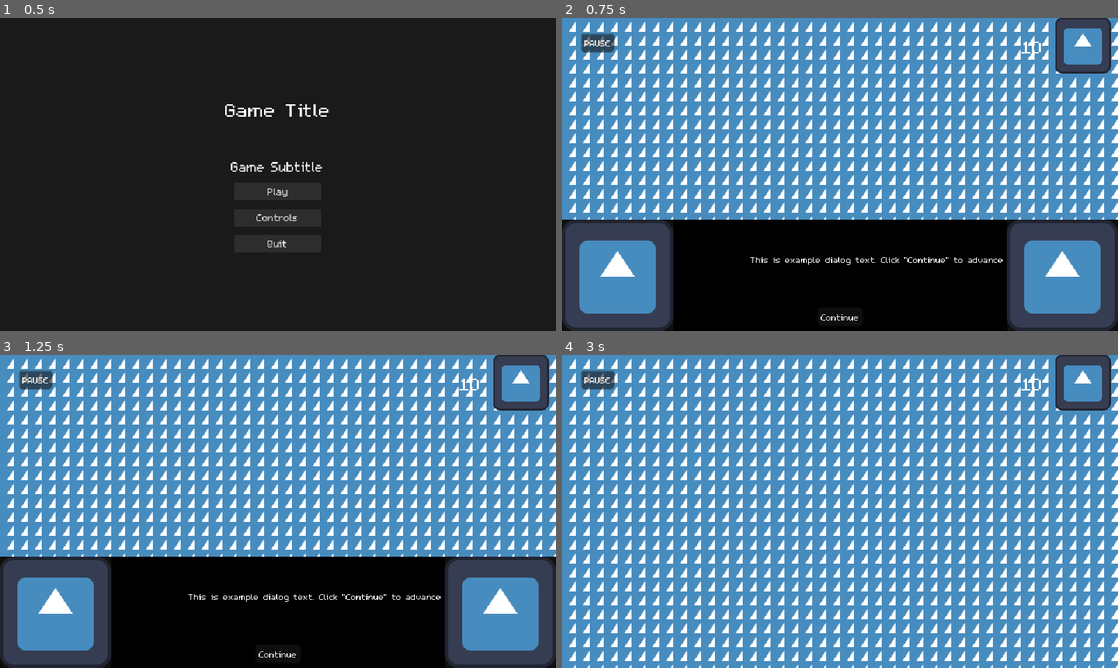
Above: before the commit, frames 1-4 (two rows, left to right).
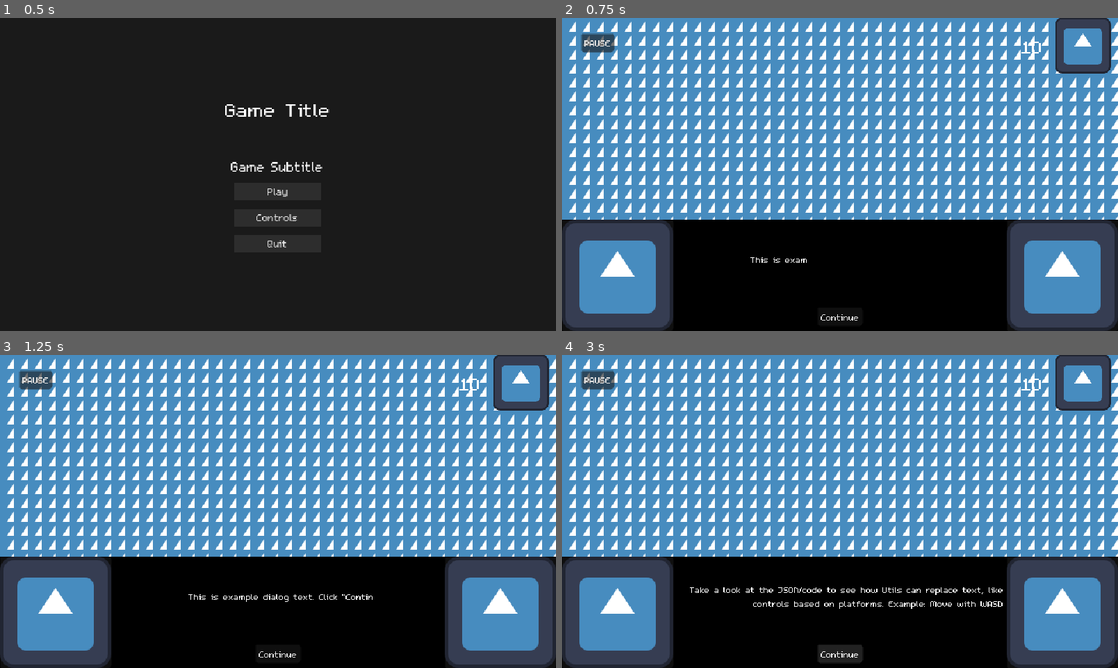
Above: after the commit, the same moments.

Repository: Splashy-Inc/2d-game-template
Game: Godot game, scene res://SCENES/screen_manager.tscn
The game is run twice, just before and just after one commit, with the same random seed, the same clock (stepped at 60 frames per second) and the same inputs. The engine's default icon, where the game draws it, is replaced by a stand-in: a white triangle on a blue panel in a dark square.
Inputs:
- Up to frame 1 (0.5 s): no input
- Up to frame 2 (0.75 s): click "Play" at 0.5 s
- Up to frame 3 (1.25 s): no input
- Up to frame 4 (3 s): click "Continue" at 1.25 s; click "Continue" at 2 s; click "Continue" at 2.75 s

Frame 1 is identical in both runs. In frame 2, 0.2% of the frame differs, in the area x 44-80%, y 76-79%; in frame 3, less than 0.1%; in frame 4, 31%, in the area x 0-100%, y 64-100%.

Commit message:
Update dialog box things with Splish changes
Utils also include polygon shifting function

Diff:
--- /dev/null
+++ b/Custom Resources/controls_data.gd
@@ -0,0 +1,23 @@
+extends Resource
+
+class_name ControlsData
+
+const AVAILABLE_CONTROLS := {
+	"movement": {
+		"variable": "<movement>",
+		"text": "WASD",
+		},
+	"select": {
+		"variable": "<select>",
+		"text": "Left-Click",
+		},
+	"act": {
+		"variable": "<act>",
+		"text": "Right-Click",
+		},
+}
+
+@export var keyboard_and_mouse := AVAILABLE_CONTROLS
+@export var keyboard_only := AVAILABLE_CONTROLS
+@export var controller := AVAILABLE_CONTROLS
+@export var mobile := AVAILABLE_CONTROLS
--- a/Dialogs/dialog_data.gd
+++ /dev/null
@@ -1,6 +0,0 @@
-extends Resource
-
-class_name DialogData
-
-@export var label : String
-@export var dialog_text : Array[String]
--- a/Dialogs/example_dialog_data.tres
+++ /dev/null
@@ -1,8 +0,0 @@
-[gd_resource type="Resource" script_class="DialogData" load_steps=2 format=3 uid="uid://cavw65m6hlnw3"]
-
-[ext_resource type="Script" path="res://Dialogs/dialog_data.gd" id="1_ryqk6"]
-
-[resource]
-script = ExtResource("1_ryqk6")
-label = "Example"
-dialog_text = Array[String](["This is example dialog text. Click \"Continue\" to advance", "You can add custom buttons to the \"End Buttons\" array to allow for things like dialog decisions.", "If no end buttons are assigned, a default will be used. Click \"Continue\" again to end the dialog."])
--- a/SCENES/DialogSystem/dialog_box.tscn
+++ b/SCENES/DialogSystem/dialog_box.tscn
@@ -9,7 +9,7 @@
 
 [sub_resource type="StyleBoxEmpty" id="StyleBoxEmpty_qmsiy"]
 
-[node name="DialogBox" type="PanelContainer"]
+[node name="DialogBox" type="PanelContainer" unique_id=1988314642]
 process_mode = 3
 custom_minimum_size = Vector2(640, 90)
 anchors_preset = 7
@@ -26,50 +26,51 @@
 theme_override_styles/panel = SubResource("StyleBoxFlat_263dt")
 script = ExtResource("1_ik285")
 
-[node name="HBoxContainer" type="HBoxContainer" parent="."]
+[node name="HBoxContainer" type="HBoxContainer" parent="." unique_id=1685514518]
 layout_mode = 2
 alignment = 1
 
-[node name="LeftPanel" type="PanelContainer" parent="HBoxContainer"]
+[node name="LeftPanel" type="PanelContainer" parent="HBoxContainer" unique_id=1349999132]
 custom_minimum_size = Vector2(90, 90)
 layout_mode = 2
 
-[node name="LeftTexture" type="TextureRect" parent="HBoxContainer/LeftPanel"]
+[node name="LeftTexture" type="TextureRect" parent="HBoxContainer/LeftPanel" unique_id=1877293344]
 layout_mode = 2
 texture = ExtResource("2_nkkfn")
 expand_mode = 3
 
-[node name="TextArea" type="VBoxContainer" parent="HBoxContainer"]
+[node name="TextArea" type="VBoxContainer" parent="HBoxContainer" unique_id=1664271973]
 layout_mode = 2
 size_flags_horizontal = 3
 
-[node name="DialogTextSection" type="PanelContainer" parent="HBoxContainer/TextArea"]
+[node name="DialogTextSection" type="PanelContainer" parent="HBoxContainer/TextArea" unique_id=814341236]
 layout_mode = 2
 size_flags_vertical = 3
 theme_override_styles/panel = SubResource("StyleBoxEmpty_qmsiy")
 
-[node name="DialogText" type="Label" parent="HBoxContainer/TextArea/DialogTextSection"]
+[node name="DialogText" type="Label" parent="HBoxContainer/TextArea/DialogTextSection" unique_id=619871009]
 custom_minimum_size = Vector2(300, 0)
 layout_mode = 2
 size_flags_vertical = 3
 horizontal_alignment = 2
 vertical_alignment = 1
 autowrap_mode = 2
+visible_characters_behavior = 1
 
-[node name="DialogButtonSection" type="HBoxContainer" parent="HBoxContainer/TextArea"]
+[node name="DialogButtonSection" type="HBoxContainer" parent="HBoxContainer/TextArea" unique_id=607282120]
 custom_minimum_size = Vector2(0, 32)
 layout_mode = 2
 theme_override_constants/separation = 10
 alignment = 1
 
-[node name="DialogButton" parent="HBoxContainer/TextArea/DialogButtonSection" instance=ExtResource("5_gvo3j")]
+[node name="DialogButton" parent="HBoxContainer/TextArea/DialogButtonSection" unique_id=2126789626 instance=ExtResource("5_gvo3j")]
 layout_mode = 2
 
-[node name="RightPanel" type="PanelContainer" parent="HBoxContainer"]
+[node name="RightPanel" type="PanelContainer" parent="HBoxContainer" unique_id=1059454794]
 custom_minimum_size = Vector2(90, 90)
 layout_mode = 2
 
-[node name="RightTexture" type="TextureRect" parent="HBoxContainer/RightPanel"]
+[node name="RightTexture" type="TextureRect" parent="HBoxContainer/RightPanel" unique_id=1370429463]
 layout_mode = 2
 texture = ExtResource("2_nkkfn")
 expand_mode = 3
--- a/SCENES/DialogSystem/dialog_button.tscn
+++ b/SCENES/DialogSystem/dialog_button.tscn
@@ -1,8 +1,8 @@
-[gd_scene load_steps=2 format=3 uid="uid://cqw3k8ogffvua"]
+[gd_scene format=3 uid="uid://cqw3k8ogffvua"]
 
-[ext_resource type="Script" path="res://SCRIPTS/DialogSystem/dialog_button.gd" id="1_o4yle"]
+[ext_resource type="Script" uid="uid://c6wlkv2d5hjxp" path="res://SCRIPTS/DialogSystem/dialog_button.gd" id="1_o4yle"]
 
-[node name="DialogButton" type="Button"]
+[node name="DialogButton" type="Button" unique_id=1426861411]
 offset_right = 8.0
 offset_bottom = 8.0
 size_flags_horizontal = 4
--- a/SCENES/playground.tscn
+++ b/SCENES/playground.tscn
@@ -1,28 +1,28 @@
-[gd_scene load_steps=9 format=3 uid="uid://dhvgc0glasyim"]
+[gd_scene format=3 uid="uid://dhvgc0glasyim"]
 
-[ext_resource type="Script" path="res://SCRIPTS/playground.gd" id="1_5e8d0"]
+[ext_resource type="Script" uid="uid://cdt58i42l53ia" path="res://SCRIPTS/playground.gd" id="1_5e8d0"]
 [ext_resource type="PackedScene" uid="uid://dx3s73knm5n1u" path="res://SCENES/parallax_background.tscn" id="2_ffhdr"]
 [ext_resource type="PackedScene" uid="uid://d1fnfg5c0hmib" path="res://SCENES/tilemap_background.tscn" id="2_o64ee"]
 [ext_resource type="PackedScene" uid="uid://cwr6cg26cwtpw" path="res://SCENES/DialogSystem/dialog_box.tscn" id="2_xgpxw"]
-[ext_resource type="Resource" uid="uid://cavw65m6hlnw3" path="res://Dialogs/example_dialog_data.tres" id="3_5ii31"]
+[ext_resource type="Resource" uid="uid://b6sm5mmiaaucn" path="res://SCRIPTS/DialogSystem/DialogData/example_dialog_data.tres" id="3_5ii31"]
 [ext_resource type="Texture2D" uid="uid://b4n6irf1jephl" path="res://icon.svg" id="3_vq471"]
 [ext_resource type="PackedScene" uid="uid://b77mh17y84d50" path="res://SCENES/GUI/mobile_controls.tscn" id="7_uhrci"]
 [ext_resource type="PackedScene" uid="uid://bvp1lppkqj5qi" path="res://SCENES/GUI/level_ui.tscn" id="8_y8n3e"]
 
-[node name="Playground" type="Node" node_paths=PackedStringArray("dialog_box", "mobile_controls")]
+[node name="Playground" type="Node" unique_id=147226910 node_paths=PackedStringArray("dialog_box", "mobile_controls")]
 script = ExtResource("1_5e8d0")
 dialog_box = NodePath("DialogBox")
 mobile_controls = NodePath("MobileControls")
 
-[node name="ParallaxBackground" parent="." instance=ExtResource("2_ffhdr")]
+[node name="ParallaxBackground" parent="." unique_id=1768022834 instance=ExtResource("2_ffhdr")]
 
-[node name="TileMapBackground" parent="." instance=ExtResource("2_o64ee")]
+[node name="TileMapBackground" parent="." unique_id=84232109 instance=ExtResource("2_o64ee")]
 
-[node name="DialogBox" parent="." instance=ExtResource("2_xgpxw")]
+[node name="DialogBox" parent="." unique_id=393246458 instance=ExtResource("2_xgpxw")]
 left_texture = ExtResource("3_vq471")
 right_texture = ExtResource("3_vq471")
 dialog_data = ExtResource("3_5ii31")
 
-[node name="MobileControls" parent="." instance=ExtResource("7_uhrci")]
+[node name="MobileControls" parent="." unique_id=2035199617 instance=ExtResource("7_uhrci")]
 
-[node name="LevelUI" parent="." instance=ExtResource("8_y8n3e")]
+[node name="LevelUI" parent="." unique_id=1008832496 instance=ExtResource("8_y8n3e")]
--- /dev/null
+++ b/SCRIPTS/DialogSystem/DialogData/dialog_data.gd
@@ -0,0 +1,7 @@
+extends Resource
+
+class_name DialogData
+
+@export var label : String
+@export var dialog_text_json : JSON
+@export var end_buttons : Array[PackedScene]
--- /dev/null
+++ b/SCRIPTS/DialogSystem/DialogData/example_dialog_data.json
@@ -0,0 +1,20 @@
+{
+	"dialog_lines": [
+		{
+			"line": "This is example dialog text. Click \"Continue\" to advance",
+			"speaker": 1,
+		},
+		{
+			"line": "Take a look at the JSON/code to see how Utils can replace text, like controls based on platforms. Example: Move with <movement>",
+			"speaker": 1,
+		},
+		{
+			"line": "You can add custom buttons to the \"End Buttons\" array to allow for things like dialog decisions.",
+			"speaker": 1,
+		},
+		{
+			"line": "If no end buttons are assigned, a default will be used. Click \"Continue\" again to end the dialog.",
+			"speaker": 1,
+		},
+	]
+}
--- /dev/null
+++ b/SCRIPTS/DialogSystem/DialogData/example_dialog_data.tres
@@ -0,0 +1,10 @@
+[gd_resource type="Resource" script_class="DialogData" format=3 uid="uid://b6sm5mmiaaucn"]
+
+[ext_resource type="JSON" path="res://SCRIPTS/DialogSystem/DialogData/example_dialog_data.json" id="1_vko1m"]
+[ext_resource type="Script" uid="uid://x21mfk8gcgvf" path="res://SCRIPTS/DialogSystem/DialogData/dialog_data.gd" id="1_wdnrh"]
+
+[resource]
+script = ExtResource("1_wdnrh")
+label = "Example"
+dialog_text_json = ExtResource("1_vko1m")
+metadata/_custom_type_script = "uid://x21mfk8gcgvf"
--- a/SCRIPTS/DialogSystem/dialog_box.gd
+++ b/SCRIPTS/DialogSystem/dialog_box.gd
@@ -3,11 +3,21 @@
 class_name DialogBox
 
 signal dialog_ended
+signal skip_pressed
+
+## Characters per second
+@export var text_speed = 30
 
 @export var left_texture: Texture2D
 @export var right_texture: Texture2D
+
+@export var left_sound: AudioStream
+@export var right_sound: AudioStream
+@export var left_sound_player: AudioStreamPlayer
+@export var right_sound_player: AudioStreamPlayer
+
 @export var dialog_data: DialogData
-@export var end_buttons: Array[DialogButton]
+@export var end_buttons: Array[PackedScene]
 
 @onready var left_texture_node: TextureRect = $HBoxContainer/LeftPanel/LeftTexture
 @onready var right_texture_node: TextureRect = $HBoxContainer/RightPanel/RightTexture
@@ -19,57 +29,106 @@
 
 # Called when the node enters the scene tree for the first time.
 func _ready() -> void:
-	left_texture_node.texture = left_texture
-	right_texture_node.texture = right_texture
+	initialize()
 
-	if dialog_data and not dialog_data.dialog_text.is_empty():
-		_set_dialog_text(dialog_data.dialog_text[cur_dialog_position])
+func _process(delta: float) -> void:
+	pass
 
-	for button in end_buttons:
-		button.reparent(dialog_button_section)
+func initialize():
+	#left_texture_node.texture = left_texture
+	#left_sound_player.stream = left_sound
+	#right_texture_node.texture = right_texture
+	#right_sound_player.stream = right_sound
+
+	if dialog_data and dialog_data.dialog_text_json:
+		end_buttons = dialog_data.end_buttons
+		_set_dialog_text(dialog_data.dialog_text_json.data["dialog_lines"][cur_dialog_position]["line"])
+		match dialog_data.dialog_text_json.data["dialog_lines"][cur_dialog_position]["speaker"]:
+			0:
+				left_sound_player.play()
+			1:
+				right_sound_player.play()
+
+	for button_scene in end_buttons:
+		var new_button = button_scene.instantiate() as DialogButton
+		dialog_button_section.add_child(new_button)
+		new_button.pressed.connect(_on_dialog_button_pressed.bind(new_button))
 	_hide_end_buttons()
 
-func _process(_delta: float) -> void:
-	if Globals.joypad_connected and dialog_button.visible and not dialog_button.has_focus():
-		pass
-		#dialog_button.grab_focus()
+func advance_dialog():
+	if dialog_text_node.visible_characters < dialog_text_node.text.length():
+		dialog_text_node.visible_characters = dialog_text_node.text.length()
+	else:
+		var next_line_data = _get_next_line(true)
+		if next_line_data:
+			_set_dialog_text(next_line_data["line"])
+			var test = next_line_data["speaker"]
+			match str(next_line_data["speaker"]):
+				"0":
+					left_sound_player.play()
+				"1":
+					right_sound_player.play()
+			if not _get_next_line(false):
+				_show_end_buttons()
+		else:
+			await play_confirmation_sound()
+			dialog_ended.emit()
 
-func advance_dialog():
-	var next_line = _get_next_line()
-	if next_line:
-		_set_dialog_text(next_line)
-	else:
-		_show_end_buttons()
-
-func _get_next_line():
-	cur_dialog_position += 1
-	if dialog_data and cur_dialog_position < len(dialog_data.dialog_text):
-		return dialog_data.dialog_text[cur_dialog_position]
+func _get_next_line(increment: bool = true):
+	if dialog_data.dialog_text_json:
+		if cur_dialog_position < len(dialog_data.dialog_text_json.data["dialog_lines"]) - 1:
+			if increment:
+				cur_dialog_position += 1
+			return dialog_data.dialog_text_json.data["dialog_lines"][cur_dialog_position]
 	return null
 
 func _set_dialog_text(new_text: String):
-	dialog_text_node.text = new_text
+	dialog_text_node.visible_characters = 0
+	dialog_text_node.text = Utils.replace_control_string_variables(new_text)
+	while dialog_text_node.visible_characters < dialog_text_node.text.length():
+		dialog_text_node.visible_characters += 1
+		await get_tree().create_timer(1/clamp(text_speed, 1, 200)).timeout
 
 func _on_dialog_button_pressed(button: DialogButton):
-	if button.action_type == DialogButton.Dialog_button_action_type.ADVANCE:
-		advance_dialog()
+	match button.action_type:
+		DialogButton.Dialog_button_action_type.ADVANCE:
+			advance_dialog()
+		DialogButton.Dialog_button_action_type.SKIP:
+			skip_pressed.emit()
 
 func _hide_end_buttons():
-	for button in end_buttons:
+	for button in dialog_button_section.get_children():
 		button.hide()
-		dialog_button.show()
+	dialog_button.show()
 
 func _show_end_buttons():
-	if end_buttons.is_empty():
-		dialog_ended.emit()
-		hide()
-	else:
+	var end_buttons = dialog_button_section.get_children()
+	end_buttons.erase(dialog_button)
+	if not end_buttons.is_empty():
 		dialog_button.hide()
 		for button in end_buttons:
 			button.show()
-		end_buttons.front().grab_focus()
+		if Globals.joypad_connected:
+			end_buttons.front().grab_focus()
 
 func set_dialog_data(new_dialog_data: DialogData):
 	dialog_data = new_dialog_data
 	cur_dialog_position = -1
 	advance_dialog()
+
+func _on_dialog_button_visibility_changed() -> void:
+	update_view()
+
+func update_view():
+	if Globals.joypad_connected and visible:
+		if not is_node_ready():
+			await ready
+		dialog_button.grab_focus()
+
+func play_confirmation_sound():
+	if is_instance_valid(left_sound_player):
+		left_sound_player.play()
+		if left_sound_player.playing:
+			await left_sound_player.finished
+		return true
+	return false
--- a/SCRIPTS/DialogSystem/dialog_button.gd
+++ b/SCRIPTS/DialogSystem/dialog_button.gd
@@ -6,7 +6,8 @@
 
 enum Dialog_button_action_type {
 	ADVANCE,
-	CUSTOM
+	SKIP,
+	CUSTOM,
 }
 
 # Called when the node enters the scene tree for the first time.
@@ -15,5 +16,5 @@
 
 
 # Called every frame. 'delta' is the elapsed time since the previous frame.
-func _process(_delta: float) -> void:
+func _process(delta: float) -> void:
 	pass
--- a/SCRIPTS/globals.gd
+++ b/SCRIPTS/globals.gd
@@ -9,6 +9,9 @@
 var joystick: JoyStick
 
 var info = 10 # Example info to track for level UI
+
+var controls_data := load("res://controls_data.tres") as ControlsData
+var cur_controls := ControlsData.AVAILABLE_CONTROLS
 
 # Called when the node enters the scene tree for the first time.
 func _ready() -> void:
--- a/SCRIPTS/level.gd
+++ b/SCRIPTS/level.gd
@@ -28,6 +28,7 @@
 
 func _on_dialog_ended(cur_dialog_box: DialogBox):
 	print_debug("Dialog ended: ", cur_dialog_box)
+	cur_dialog_box.hide()
 
 func pause_play():
 	process_mode = ProcessMode.PROCESS_MODE_DISABLED
--- /dev/null
+++ b/SCRIPTS/utils.gd
@@ -0,0 +1,23 @@
+extends Node
+
+# Called when the node enters the scene tree for the first time.
+func _ready() -> void:
+	pass # Replace with function body.
+
+# Called every frame. 'delta' is the elapsed time since the previous frame.
+func _process(delta: float) -> void:
+	pass
+
+func shift_polygon(polygon: PackedVector2Array, point: Vector2):
+	for i in polygon.size():
+		polygon.set(i, polygon[i] + point)
+	return polygon
+
+func replace_control_string_variables(string: String):
+	var regex = RegEx.new()
+
+	for control in Globals.cur_controls.values():
+		regex.compile(control["variable"])
+		string = regex.sub(string, control["text"], true)
+
+	return string
--- a/project.godot
+++ b/project.godot
@@ -24,6 +24,7 @@
 [autoload]
 
 Globals="*res://SCRIPTS/globals.gd"
+Utils="*uid://6kny11b0ik6g"
 
 [display]
 
Not shown, added: Custom Resources/controls_data.gd.uid
Not shown: 1 places in SCENES/DialogSystem/dialog_box.tscn that only renumber resources
Renamed: Dialogs/dialog_data.gd.uid -> SCRIPTS/DialogSystem/DialogData/dialog_data.gd.uid
Not shown, added: SCRIPTS/utils.gd.uid
